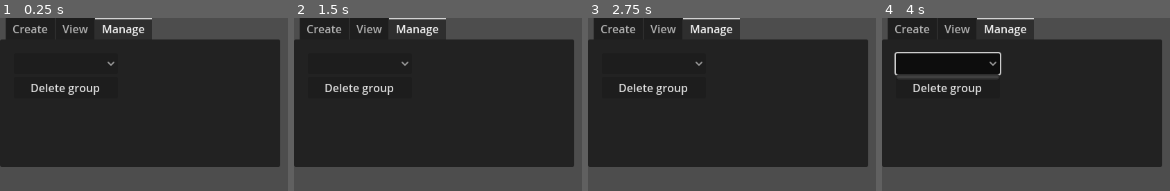
Above: before the commit, frames 1-4 (left to right).
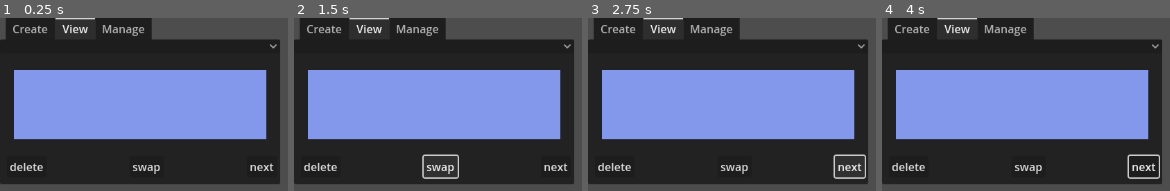
Above: after the commit, the same moments.

Repository: pydrunk/flashcard-maker
Game: Godot game, scene res://UI/label.tscn
Two runs of this game, one before a commit and one after it. Both use one fixed random seed, a clock stepped at 60 frames per second and the inputs below.
Inputs (mouse positions are in pixels of both pictures, inside the frame that each line leads up to):
- Up to frame 1 (0.25 s): no input
- Up to frame 2 (1.5 s): click (435, 45) at 0.52 s; click (440, 166) at 1.25 s, where only the run after the commit has a clickable "swap"
- Up to frame 3 (2.75 s): click (850, 166) at 2 s, where only the run after the commit has a clickable "next"
- Up to frame 4 (4 s): click (1144, 166) at 2.75 s, where only the run after the commit has a clickable "next"; click (948, 62) at 3.52 s

The runs differ from the first frame. In frame 1, 46% of the frame differs, in the area x 0-98%, y 0-96%; in frame 2, 47%; in frame 3, 47%; in frame 4, 47%.

Commit message:
damn it  works now ig

Diff:
--- a/UI/control.tscn
+++ b/UI/control.tscn
@@ -12,18 +12,14 @@
 
 [node name="Control" type="Control"]
 layout_mode = 3
-anchors_preset = 15
-anchor_right = 1.0
-anchor_bottom = 1.0
-grow_horizontal = 2
-grow_vertical = 2
+anchors_preset = 0
 script = ExtResource("1_er0wr")
 
 [node name="TabContainer" type="TabContainer" parent="."]
 layout_mode = 1
 offset_right = 404.0
-offset_bottom = 215.0
-current_tab = 2
+offset_bottom = 240.0
+current_tab = 1
 
 [node name="Create" type="PanelContainer" parent="TabContainer"]
 visible = false
@@ -113,55 +109,66 @@
 script = ExtResource("4_c20no")
 
 [node name="View" type="PanelContainer" parent="TabContainer"]
+layout_mode = 2
+metadata/_tab_index = 1
+
+[node name="VBoxContainer" type="VBoxContainer" parent="TabContainer/View"]
+layout_mode = 2
+
+[node name="group options" type="OptionButton" parent="TabContainer/View/VBoxContainer"]
+unique_name_in_owner = true
+layout_mode = 2
+script = ExtResource("5_c20no")
+
+[node name="MarginContainer" type="MarginContainer" parent="TabContainer/View/VBoxContainer"]
+layout_mode = 2
+theme_override_constants/margin_left = 20
+theme_override_constants/margin_top = 20
+theme_override_constants/margin_right = 20
+theme_override_constants/margin_bottom = 20
+
+[node name="PanelContainer" type="PanelContainer" parent="TabContainer/View/VBoxContainer/MarginContainer"]
+layout_mode = 2
+theme_override_styles/panel = SubResource("StyleBoxFlat_c20no")
+
+[node name="flashcard label" type="Label" parent="TabContainer/View/VBoxContainer/MarginContainer/PanelContainer"]
+unique_name_in_owner = true
+custom_minimum_size = Vector2(100, 100)
+layout_mode = 2
+autowrap_mode = 3
+
+[node name="HBoxContainer" type="HBoxContainer" parent="TabContainer/View/VBoxContainer"]
+layout_mode = 2
+theme_override_constants/separation = 120
+
+[node name="MarginContainer3" type="MarginContainer" parent="TabContainer/View/VBoxContainer/HBoxContainer"]
+layout_mode = 2
+theme_override_constants/margin_left = 10
+theme_override_constants/margin_bottom = 10
+
+[node name="delete" type="Button" parent="TabContainer/View/VBoxContainer/HBoxContainer/MarginContainer3"]
+layout_mode = 2
+text = "delete"
+
+[node name="MarginContainer" type="MarginContainer" parent="TabContainer/View/VBoxContainer/HBoxContainer"]
+layout_mode = 2
+theme_override_constants/margin_bottom = 10
+
+[node name="swap" type="Button" parent="TabContainer/View/VBoxContainer/HBoxContainer/MarginContainer"]
+unique_name_in_owner = true
+layout_mode = 2
+text = "swap"
+
+[node name="MarginContainer2" type="MarginContainer" parent="TabContainer/View/VBoxContainer/HBoxContainer"]
+layout_mode = 2
+theme_override_constants/margin_bottom = 10
+
+[node name="next" type="Button" parent="TabContainer/View/VBoxContainer/HBoxContainer/MarginContainer2"]
+layout_mode = 2
+text = "next"
+
+[node name="Manage" type="PanelContainer" parent="TabContainer"]
 visible = false
-layout_mode = 2
-metadata/_tab_index = 1
-
-[node name="VBoxContainer" type="VBoxContainer" parent="TabContainer/View"]
-layout_mode = 2
-
-[node name="group options" type="OptionButton" parent="TabContainer/View/VBoxContainer"]
-layout_mode = 2
-script = ExtResource("5_c20no")
-
-[node name="MarginContainer" type="MarginContainer" parent="TabContainer/View/VBoxContainer"]
-layout_mode = 2
-theme_override_constants/margin_left = 20
-theme_override_constants/margin_top = 20
-theme_override_constants/margin_right = 20
-theme_override_constants/margin_bottom = 20
-
-[node name="PanelContainer" type="PanelContainer" parent="TabContainer/View/VBoxContainer/MarginContainer"]
-layout_mode = 2
-theme_override_styles/panel = SubResource("StyleBoxFlat_c20no")
-
-[node name="flashcard label" type="Label" parent="TabContainer/View/VBoxContainer/MarginContainer/PanelContainer"]
-unique_name_in_owner = true
-custom_minimum_size = Vector2(100, 100)
-layout_mode = 2
-autowrap_mode = 3
-
-[node name="HBoxContainer" type="HBoxContainer" parent="TabContainer/View/VBoxContainer"]
-layout_mode = 2
-
-[node name="MarginContainer" type="MarginContainer" parent="TabContainer/View/VBoxContainer/HBoxContainer"]
-layout_mode = 2
-theme_override_constants/margin_left = 200
-
-[node name="swap" type="Button" parent="TabContainer/View/VBoxContainer/HBoxContainer/MarginContainer"]
-unique_name_in_owner = true
-layout_mode = 2
-text = "swap"
-
-[node name="MarginContainer2" type="MarginContainer" parent="TabContainer/View/VBoxContainer/HBoxContainer"]
-layout_mode = 2
-theme_override_constants/margin_left = 90
-
-[node name="next" type="Button" parent="TabContainer/View/VBoxContainer/HBoxContainer/MarginContainer2"]
-layout_mode = 2
-text = "next"
-
-[node name="Manage" type="PanelContainer" parent="TabContainer"]
 layout_mode = 2
 metadata/_tab_index = 2
 
@@ -196,6 +203,8 @@
 [connection signal="created_flashcard" from="TabContainer/Create/HBoxContainer/MarginContainer2/create flashcard/create flashcard" to="TabContainer/View/VBoxContainer/group options" method="_on_create_flashcard_created_flashcard"]
 [connection signal="pressed" from="TabContainer/Create/HBoxContainer/MarginContainer2/create flashcard/create flashcard" to="TabContainer/Create/HBoxContainer/MarginContainer2/create flashcard/create flashcard" method="_on_pressed"]
 [connection signal="item_selected" from="TabContainer/View/VBoxContainer/group options" to="TabContainer/View/VBoxContainer/group options" method="_on_item_selected"]
+[connection signal="pressed" from="TabContainer/View/VBoxContainer/HBoxContainer/MarginContainer3/delete" to="TabContainer/Create/HBoxContainer/MarginContainer2/create flashcard/create flashcard" method="_on_delete_pressed"]
+[connection signal="pressed" from="TabContainer/View/VBoxContainer/HBoxContainer/MarginContainer3/delete" to="TabContainer/View/VBoxContainer/group options" method="_on_delete_pressed"]
 [connection signal="pressed" from="TabContainer/View/VBoxContainer/HBoxContainer/MarginContainer/swap" to="TabContainer/View/VBoxContainer/group options" method="_on_swap_pressed"]
 [connection signal="pressed" from="TabContainer/View/VBoxContainer/HBoxContainer/MarginContainer2/next" to="TabContainer/View/VBoxContainer/group options" method="_on_next_pressed"]
 [connection signal="deleted_group" from="TabContainer/Manage/MarginContainer/HBoxContainer/VBoxContainer/managegroups" to="TabContainer/Create/HBoxContainer/MarginContainer/create group" method="_on_managegroups_deleted_group"]
--- a/scripts/create.gd
+++ b/scripts/create.gd
@@ -8,6 +8,7 @@
 
 func _ready() -> void:
 	saved_all_flashcards = ResourceLoader.load("user://awesome_saves.tres")
+
 func _on_pressed() -> void:
 	if question_line.text != "" and answer_line.text != "" and group_option.selected != -1:
 		var new_flashcard = flashcard.new()
@@ -22,3 +23,11 @@
 		question_line.text = ""
 		answer_line.text = ""
 		created_flashcard.emit()
+
+
+
+
+func _on_delete_pressed() -> void:
+	saved_all_flashcards.groups[%"group options".get_item_text(%"group options".selected)].erase(%"group options".picked)
+	ResourceSaver.save(saved_all_flashcards, "user://awesome_saves.tres")
+	%"group options".change_flashcard()
Not shown, added: export_presets.cfg
